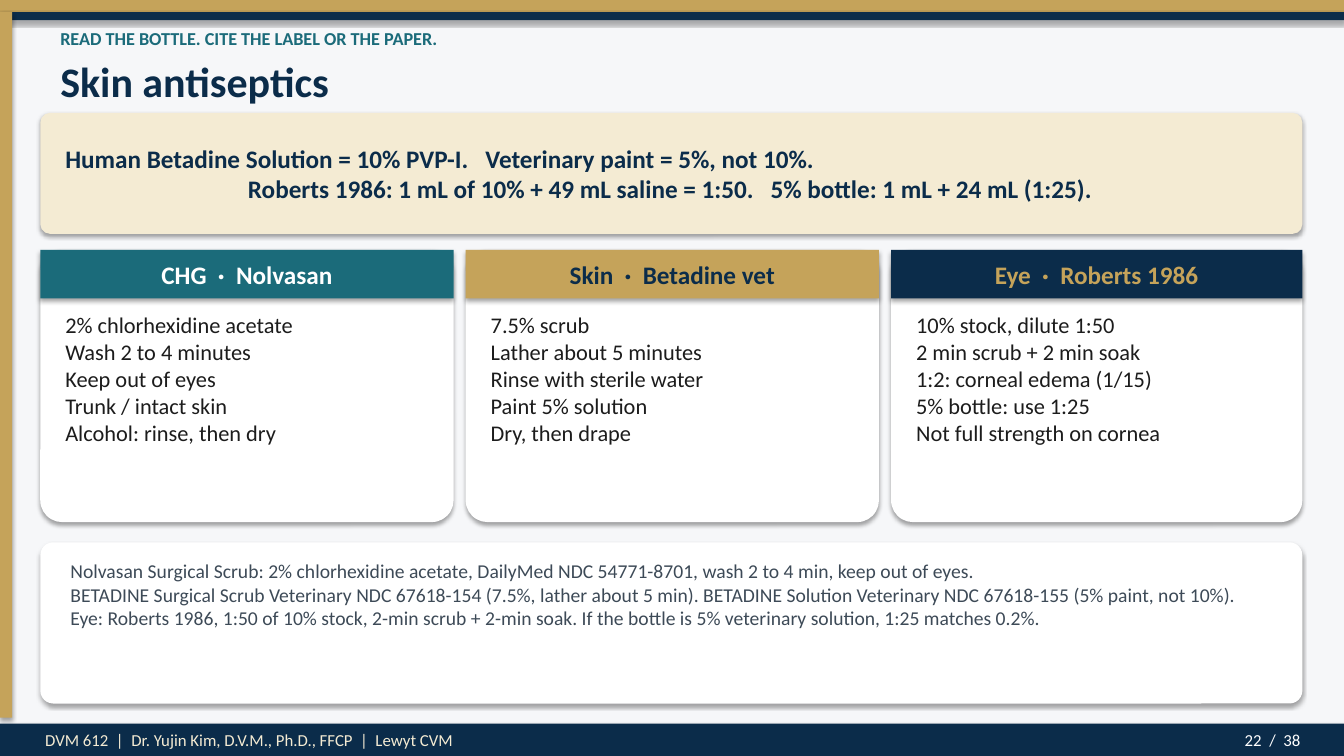
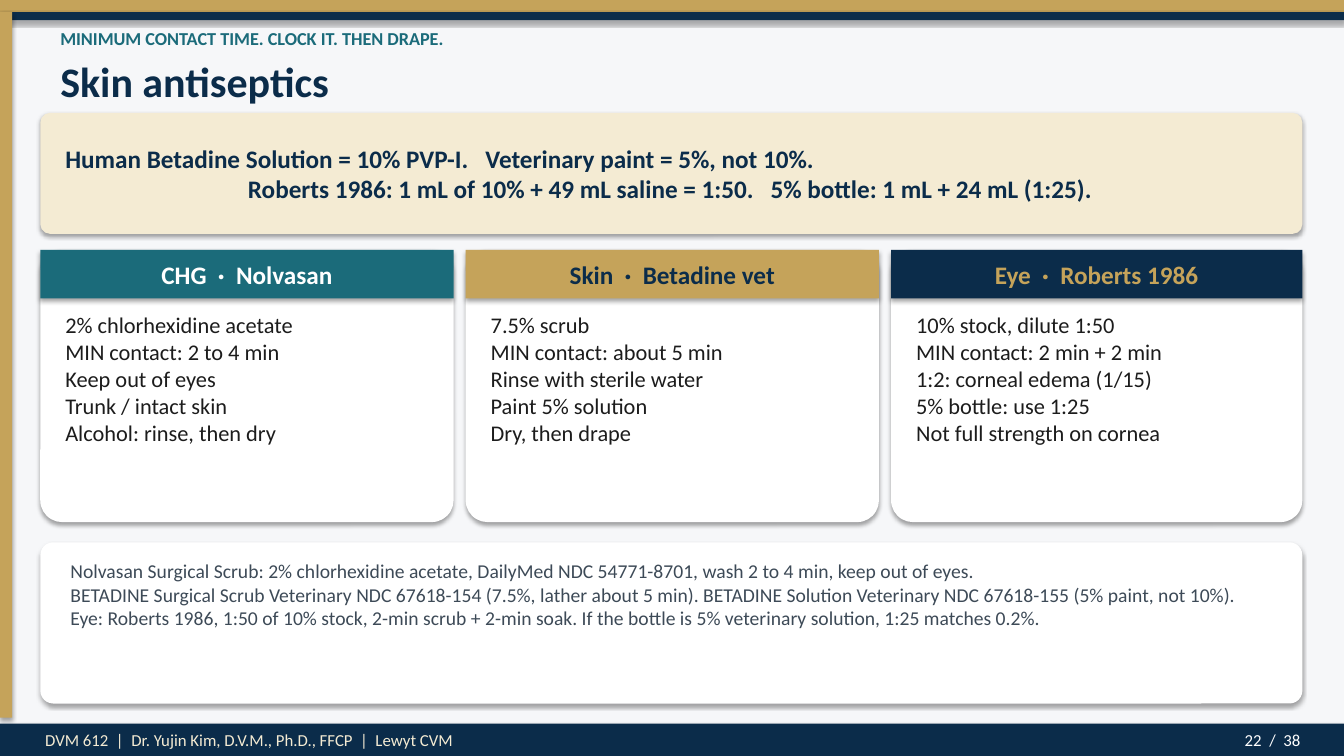
Before and after one commit to drkimvet/happycare, a slide deck: slide 22 of lectures/DVM-612_Week4_Preop_PatientPrep_Postop.pptx. Drawn at 1344x756 pixels with LibreOffice and Linux fonts; fonts in the diff are those of the drawing. Boxes give left, top, right and bottom in pixels: in the first picture for what was removed or moved away, otherwise in the second. Text is boxed around its words. In the diff, an @@ line names an element or a change of style, - is before the commit and + after.

```diff
--- a/lectures/DVM-612_Week4_Preop_PatientPrep_Postop.pptx
+++ b/lectures/DVM-612_Week4_Preop_PatientPrep_Postop.pptx
@@ text at (60, 33, 443, 45): text changed @@
-READ THE BOTTLE. CITE THE LABEL OR THE PAPER.
+MINIMUM CONTACT TIME. CLOCK IT. THEN DRAPE.
@@ text at (65, 317, 292, 445): text changed @@
-2% chlorhexidine acetate
-Wash 2 to 4 minutes
-Keep out of eyes
-Trunk / intact skin
-Alcohol: rinse, then dry
+2% chlorhexidine acetate
+MIN contact: 2 to 4 min
+Keep out of eyes
+Trunk / intact skin
+Alcohol: rinse, then dry
@@ text at (491, 317, 723, 445): text changed @@
-7.5% scrub
-Lather about 5 minutes
-Rinse with sterile water
-Paint 5% solution
-Dry, then drape
+7.5% scrub
+MIN contact: about 5 min
+Rinse with sterile water
+Paint 5% solution
+Dry, then drape
@@ text at (916, 317, 1162, 445): text changed @@
-10% stock, dilute 1:50
-2 min scrub + 2 min soak
-1:2: corneal edema (1/15)
-5% bottle: use 1:25
-Not full strength on cornea
+10% stock, dilute 1:50
+MIN contact: 2 min + 2 min
+1:2: corneal edema (1/15)
+5% bottle: use 1:25
+Not full strength on cornea
```
Also in this commit, not shown: 8 other slides changed, 1 slide added, 1 slide removed, 2 other files.
